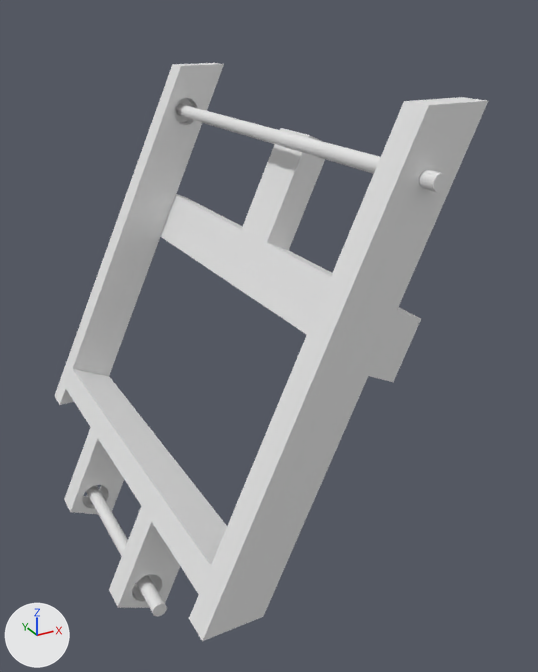
The COLLADA model meshes/robot24/exc_dep_frame.dae: old version first, new version second.
Before and after are seen from a camera (50 mm lens) standing at (-249.0, -600.0, 280.0) and looking at (63.0, -33.0, -3.0). Arrows for +X, +Y and +Z are at lower left; the lights stay in place. Where no turn or scale is listed for an object, it has been applied to the vertices.

The older version as bpy lines, for what is in view:
```python
me_excavation_frame_assembly___excavation_bottomshaft_mih_1 = bpy.data.meshes.new('Excavation_Frame_Assembly - Excavation_BottomShaft-MIH-1')
me_excavation_frame_assembly___excavation_bottomshaft_mih_1.from_pydata(...)  # a 36-sided cylinder along y spanning x -295.0..-282.0, y -354.0..-112.0, z 51.0..63.0
me_excavation_frame_assembly___excavation_frame_mih_1 = bpy.data.meshes.new('Excavation_Frame_Assembly - Excavation_Frame-MIH-1')
me_excavation_frame_assembly___excavation_frame_mih_1.from_pydata(...)  # 348 vertices, 704 faces; spans x -317.0..-65.0, y -448.0..-16.0, z 28.0..475.0
me_excavation_frame_assembly___excavation_topshaft_mih_2 = bpy.data.meshes.new('Excavation_Frame_Assembly - Excavation_TopShaft-MIH-2')
me_excavation_frame_assembly___excavation_topshaft_mih_2.from_pydata(...)  # a 36-sided cylinder along y spanning x -120.0..-108.0, y -462.0..-2.0, z 422.0..434.0
ob_excavation_frame_assembly___excavation_bottomshaft_mih_1 = bpy.data.objects.new('Excavation_Frame_Assembly - Excavation_BottomShaft-MIH-1', me_excavation_frame_assembly___excavation_bottomshaft_mih_1)
ob_excavation_frame_assembly___excavation_bottomshaft_mih_1.location = (196.0, 233.0, -251.0)
ob_excavation_frame_assembly___excavation_frame_mih_1 = bpy.data.objects.new('Excavation_Frame_Assembly - Excavation_Frame-MIH-1', me_excavation_frame_assembly___excavation_frame_mih_1)
ob_excavation_frame_assembly___excavation_frame_mih_1.location = (196.0, 233.0, -251.0)
ob_excavation_frame_assembly___excavation_topshaft_mih_2 = bpy.data.objects.new('Excavation_Frame_Assembly - Excavation_TopShaft-MIH-2', me_excavation_frame_assembly___excavation_topshaft_mih_2)
ob_excavation_frame_assembly___excavation_topshaft_mih_2.location = (196.0, 233.0, -251.0)
```
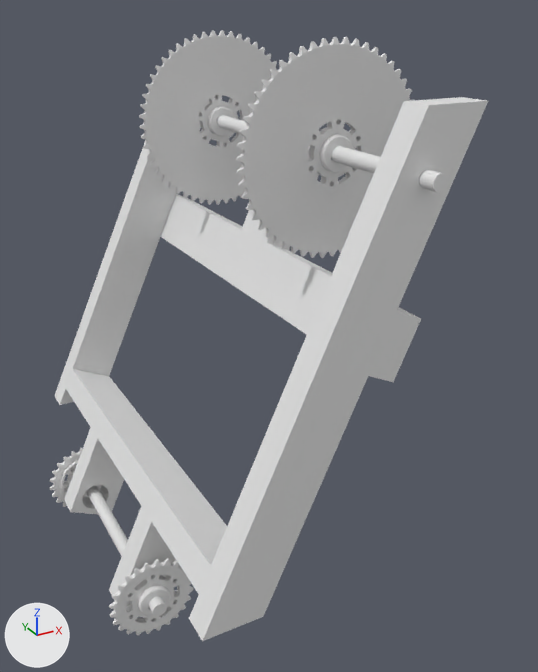
The newer file is also turned or shifted as a whole; pictures and numbers use the older file's frame.

The edits, one by one:
Mesh me_excavation_frame_assembly___excavation_54tsprocket_assembly__003 is new.
It has 2570 vertices, 5188 faces and spans x -142.1..-86.2, y -135.9..-123.2, z 400.0..455.9.
Mesh me_excavation_frame_assembly___excavation_54tsprocket_assembly__002 is new.
It has 4800 vertices, 9648 faces and spans x -199.0..-30.0, y -131.0..-126.0, z 343.0..512.0.
Mesh me_excavation_frame_assembly___excavation_54tsprocket_assembly__001 is new.
It has 2570 vertices, 5188 faces and spans x -142.1..-86.2, y -343.4..-330.7, z 400.0..455.9.
Mesh me_excavation_frame_assembly___excavation_54tsprocket_assembly is new.
It has 4800 vertices, 9648 faces and spans x -199.0..-30.0, y -338.0..-334.0, z 343.0..513.0.
Mesh me_excavation_frame_assembly___excavation_24tsprocket_assembly__003 is new.
It has 2572 vertices, 5188 faces and spans x -316.7..-260.9, y -133.9..-121.2, z 29.1..85.0.
Mesh me_excavation_frame_assembly___excavation_24tsprocket_assembly__002 is new.
It has 3164 vertices, 6370 faces and spans x -327.8..-249.8, y -130.7..-126.4, z 18.0..96.1.
Mesh me_excavation_frame_assembly___excavation_24tsprocket_assembly__001 is new.
It has 2570 vertices, 5188 faces and spans x -316.7..-260.9, y -343.4..-330.7, z 29.1..84.9.
Mesh me_excavation_frame_assembly___excavation_24tsprocket_assembly is new.
It has 3161 vertices, 6370 faces and spans x -327.8..-249.8, y -338.2..-333.9, z 18.1..96.0.
Object 'Excavation_Frame_Assembly - Excavation_54TSprocket_Assembly-.003' (ob_excavation_frame_assembly___excavation_54tsprocket_assembly__003) is new; it shows me_excavation_frame_assembly___excavation_54tsprocket_assembly__003.
Its location is (196.0, 233.0, -251.0).
Object 'Excavation_Frame_Assembly - Excavation_54TSprocket_Assembly-.002' (ob_excavation_frame_assembly___excavation_54tsprocket_assembly__002) is new; it shows me_excavation_frame_assembly___excavation_54tsprocket_assembly__002.
Its location is (196.0, 233.0, -251.0).
Object 'Excavation_Frame_Assembly - Excavation_54TSprocket_Assembly-.001' (ob_excavation_frame_assembly___excavation_54tsprocket_assembly__001) is new; it shows me_excavation_frame_assembly___excavation_54tsprocket_assembly__001.
Its location is (196.0, 233.0, -251.0).
Object 'Excavation_Frame_Assembly - Excavation_54TSprocket_Assembly-' (ob_excavation_frame_assembly___excavation_54tsprocket_assembly) is new; it shows me_excavation_frame_assembly___excavation_54tsprocket_assembly.
Its location is (196.0, 233.0, -251.0).
Object 'Excavation_Frame_Assembly - Excavation_24TSprocket_Assembly-.003' (ob_excavation_frame_assembly___excavation_24tsprocket_assembly__003) is new; it shows me_excavation_frame_assembly___excavation_24tsprocket_assembly__003.
Its location is (196.0, 233.0, -251.0).
Object 'Excavation_Frame_Assembly - Excavation_24TSprocket_Assembly-.002' (ob_excavation_frame_assembly___excavation_24tsprocket_assembly__002) is new; it shows me_excavation_frame_assembly___excavation_24tsprocket_assembly__002.
Its location is (196.0, 233.0, -251.0).
Object 'Excavation_Frame_Assembly - Excavation_24TSprocket_Assembly-.001' (ob_excavation_frame_assembly___excavation_24tsprocket_assembly__001) is new; it shows me_excavation_frame_assembly___excavation_24tsprocket_assembly__001.
Its location is (196.0, 233.0, -251.0).
Object 'Excavation_Frame_Assembly - Excavation_24TSprocket_Assembly-' (ob_excavation_frame_assembly___excavation_24tsprocket_assembly) is new; it shows me_excavation_frame_assembly___excavation_24tsprocket_assembly.
Its location is (196.0, 233.0, -251.0).

Location of each change, [x1, y1, x2, y2] in pixels of the pictures (538 x 672 px):
'Excavation_Frame_Assembly - Excavation_54TSprocket_Assembly-', added
    after: [236, 37, 413, 258]
'Excavation_Frame_Assembly - Excavation_54TSprocket_Assembly-.002', added
    after: [139, 30, 279, 205]
'Excavation_Frame_Assembly - Excavation_24TSprocket_Assembly-', added
    after: [109, 559, 193, 635]
'Excavation_Frame_Assembly - Excavation_54TSprocket_Assembly-.001', added
    after: [308, 120, 358, 185]
'Excavation_Frame_Assembly - Excavation_24TSprocket_Assembly-.001', added
    after: [126, 575, 178, 620]
'Excavation_Frame_Assembly - Excavation_24TSprocket_Assembly-.002', added
    after: [50, 448, 83, 507]
'Excavation_Frame_Assembly - Excavation_54TSprocket_Assembly-.003', added
    after: [198, 95, 241, 146]
'Excavation_Frame_Assembly - Excavation_24TSprocket_Assembly-.003', added
    after: [61, 460, 101, 496]
